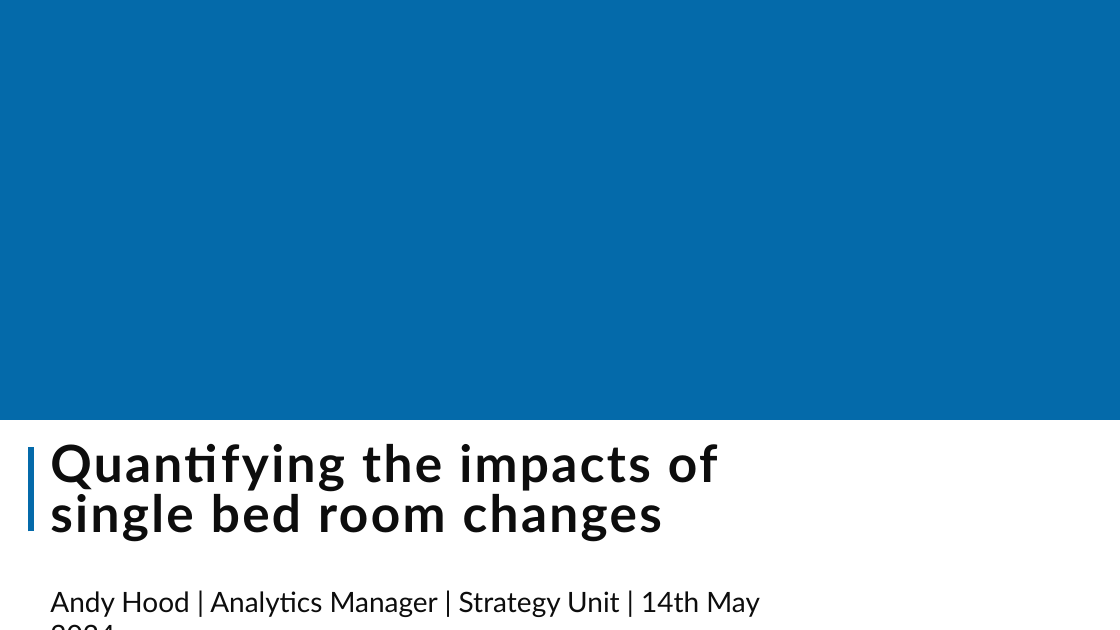
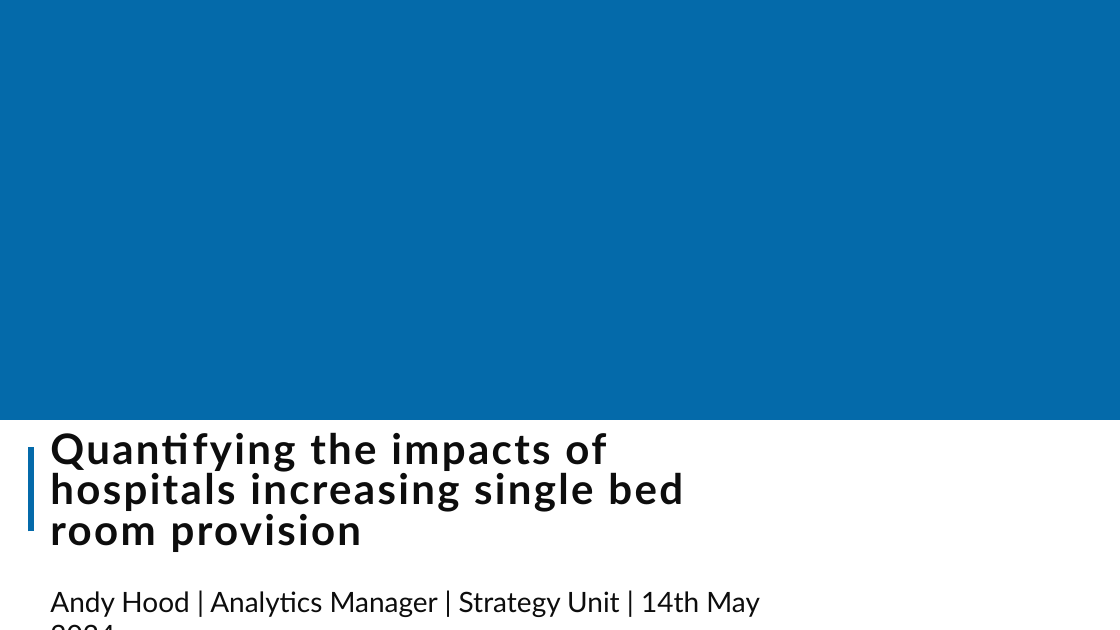
Before and after one commit to The-Strategy-Unit/nhp_sbr_impacts, a slide deck: slide 1 of NHP_SBR impacts_2024.pptx. Drawn at 1120x630 pixels with LibreOffice and Linux fonts; fonts in the diff are those of the drawing; background and template pictures are left out. Boxes give left, top, right and bottom in pixels: in the first picture for what was removed or moved away, otherwise in the second. Text is boxed around its words. In the diff, an @@ line names an element or a change of style, - is before the commit and + after.

```diff
--- a/NHP_SBR impacts_2024.pptx
+++ b/NHP_SBR impacts_2024.pptx
@@ title at [50, 432, 683, 552]: text changed; size 44 to 36 pt @@
-Quantifying the impacts of single bed room changes
+Quantifying the impacts of hospitals increasing single bed room provision
```
Also in this commit, not shown: 13 slides added, 1 slide removed, 2 other files.
